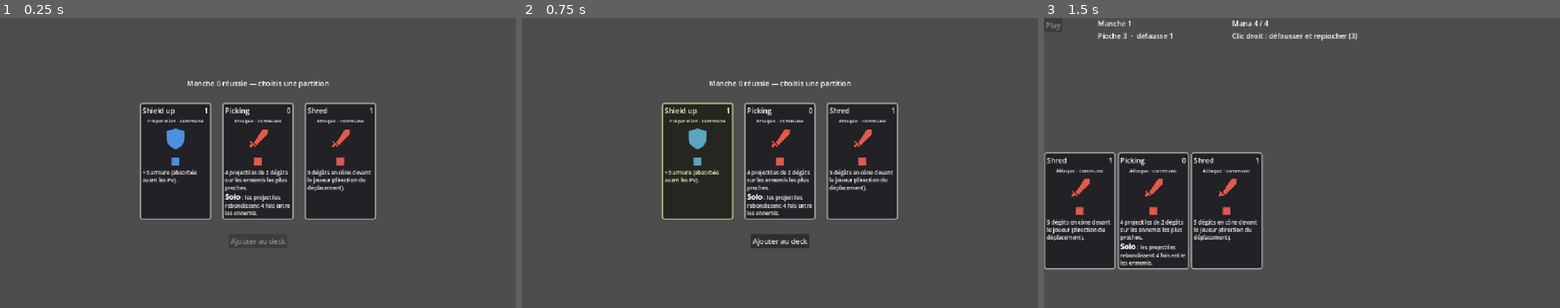
Above: before the commit, frames 1-3 (left to right).
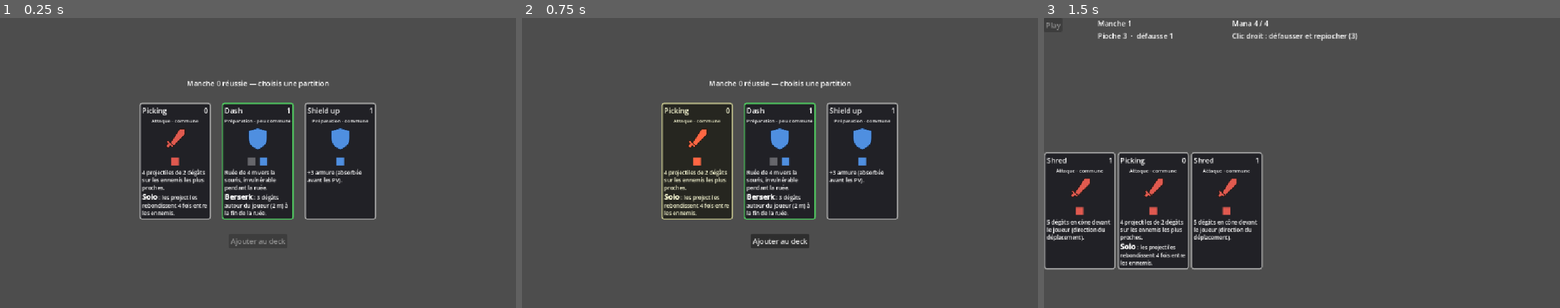
Above: after the commit, the same moments.

Repository: Vharaphis/AppassionatoProjectPrototype
Game: Godot game, scene res://scenes/rewardScene.tscn
Same seed, same stepped clock (60 frames per second), same inputs: the game is played once before the commit and once after it. This scene is started directly instead of the project's main scene.
Inputs (mouse positions are in pixels of both pictures, inside the frame that each line leads up to):
- Up to frame 1 (0.25 s): no input
- Up to frame 2 (0.75 s): tap Enter at 0.5 s; move the mouse to (697, 160) at 0.52 s; hold D (move_right) from 0.53 s (still down); click (697, 160) at 0.67 s
- Up to frame 3 (1.5 s): release D (move_right) at 1.25 s; click "Ajouter au deck" at 1.25 s

The runs differ from the first frame. In frame 1, 3.8% of the frame differs, in the area x 27-72%, y 29-70%; in frame 2, 3.8%; in frame 3, nothing differs.

Commit message:
feat(cards): Growl (slow) and Dash
- Enemy.apply_slow (refreshes, never stacks) and SlowEffect
- Player.dash: towards the mouse, invulnerable, stopped by walls
- DashEffect with on_end effects and a floor arrow preview on the cooldown slot
- CardEffect.preview hook, called by CombatRuntime on cooldown slots
- Growl and Dash partitions, added to the reward pool
- smoke_fight.gd accepts a card list

Closes #36

Co-Authored-By: Claude Opus 5.5 <noreply@anthropic.com>

Diff:
--- /dev/null
+++ b/scenes/cards/Dash.tres
@@ -0,0 +1,41 @@
+[gd_resource type="Resource" script_class="CardData" format=3]
+
+[ext_resource type="Script" uid="uid://v3hbk2005353" path="res://scripts/data/card_data.gd" id="1_card_data"]
+[ext_resource type="Script" uid="uid://drcxodvl17073" path="res://scripts/effects/card_effect.gd" id="2_card_effect"]
+[ext_resource type="Script" uid="uid://kcxgswjg7rem" path="res://scripts/effects/damage_effect.gd" id="3_damage"]
+[ext_resource type="Script" path="res://scripts/effects/circle_targets.gd" id="4_circle"]
+[ext_resource type="Script" path="res://scripts/effects/keywords/keyword_effect.gd" id="5_keyword"]
+[ext_resource type="Script" path="res://scripts/effects/keywords/berserk_condition.gd" id="6_berserk"]
+[ext_resource type="Script" path="res://scripts/effects/dash_effect.gd" id="7_dash"]
+
+[sub_resource type="Resource" id="Resource_dash_circle"]
+script = ExtResource("4_circle")
+radius = 2.0
+
+[sub_resource type="Resource" id="Resource_dash_shockwave"]
+script = ExtResource("3_damage")
+amount = 3
+targets = SubResource("Resource_dash_circle")
+
+[sub_resource type="Resource" id="Resource_dash_berserk"]
+script = ExtResource("6_berserk")
+
+[sub_resource type="Resource" id="Resource_dash_keyword"]
+script = ExtResource("5_keyword")
+condition = SubResource("Resource_dash_berserk")
+text = "3 dégâts autour du joueur (2 m) à la fin de la ruée."
+effects = Array[ExtResource("2_card_effect")]([SubResource("Resource_dash_shockwave")])
+
+[sub_resource type="Resource" id="Resource_dash_effect"]
+script = ExtResource("7_dash")
+on_end = Array[ExtResource("2_card_effect")]([SubResource("Resource_dash_keyword")])
+
+[resource]
+script = ExtResource("1_card_data")
+card_name = "Dash"
+type = 1
+rarity = 1
+cost = 1
+temporality = "xo"
+description = "Ruée de 4 m vers la souris, invulnérable pendant la ruée."
+effects = Array[ExtResource("2_card_effect")]([SubResource("Resource_dash_effect")])
--- /dev/null
+++ b/scenes/cards/Growl.tres
@@ -0,0 +1,39 @@
+[gd_resource type="Resource" script_class="CardData" format=3]
+
+[ext_resource type="Script" uid="uid://v3hbk2005353" path="res://scripts/data/card_data.gd" id="1_card_data"]
+[ext_resource type="Script" uid="uid://drcxodvl17073" path="res://scripts/effects/card_effect.gd" id="2_card_effect"]
+[ext_resource type="Script" uid="uid://kcxgswjg7rem" path="res://scripts/effects/damage_effect.gd" id="3_damage"]
+[ext_resource type="Script" path="res://scripts/effects/circle_targets.gd" id="4_circle"]
+[ext_resource type="Script" path="res://scripts/effects/keywords/keyword_effect.gd" id="5_keyword"]
+[ext_resource type="Script" path="res://scripts/effects/keywords/berserk_condition.gd" id="6_berserk"]
+[ext_resource type="Script" path="res://scripts/effects/slow_effect.gd" id="7_slow"]
+
+[sub_resource type="Resource" id="Resource_growl_circle"]
+script = ExtResource("4_circle")
+radius = 3.0
+
+[sub_resource type="Resource" id="Resource_growl_damage"]
+script = ExtResource("3_damage")
+amount = 5
+targets = SubResource("Resource_growl_circle")
+
+[sub_resource type="Resource" id="Resource_growl_berserk"]
+script = ExtResource("6_berserk")
+
+[sub_resource type="Resource" id="Resource_growl_slow"]
+script = ExtResource("7_slow")
+targets = SubResource("Resource_growl_circle")
+
+[sub_resource type="Resource" id="Resource_growl_keyword"]
+script = ExtResource("5_keyword")
+condition = SubResource("Resource_growl_berserk")
+text = "ralentit les cibles touchées pendant 2 s."
+effects = Array[ExtResource("2_card_effect")]([SubResource("Resource_growl_slow")])
+
+[resource]
+script = ExtResource("1_card_data")
+card_name = "Growl"
+rarity = 1
+cost = 2
+description = "5 dégâts autour du joueur."
+effects = Array[ExtResource("2_card_effect")]([SubResource("Resource_growl_damage"), SubResource("Resource_growl_keyword")])
--- a/scenes/run/runState.tscn
+++ b/scenes/run/runState.tscn
@@ -6,10 +6,12 @@
 [ext_resource type="Resource" path="res://scenes/cards/Shred.tres" id="4_shred"]
 [ext_resource type="Resource" path="res://scenes/cards/ShieldUp.tres" id="5_shield_up"]
 [ext_resource type="Resource" path="res://scenes/cards/Picking.tres" id="6_picking"]
+[ext_resource type="Resource" path="res://scenes/cards/Growl.tres" id="7_growl"]
+[ext_resource type="Resource" path="res://scenes/cards/Dash.tres" id="8_dash"]
 
 [node name="RunState" type="Node"]
 script = ExtResource("1_run_state")
-reward_pool = Array[ExtResource("3_card_data")]([ExtResource("4_shred"), ExtResource("5_shield_up"), ExtResource("6_picking")])
+reward_pool = Array[ExtResource("3_card_data")]([ExtResource("4_shred"), ExtResource("5_shield_up"), ExtResource("6_picking"), ExtResource("7_growl"), ExtResource("8_dash")])
 
 [node name="Deck" type="Node" parent="."]
 script = ExtResource("2_deck")
--- a/scripts/cards/card.gd
+++ b/scripts/cards/card.gd
@@ -93,9 +93,7 @@
 	cost_badge.text = str(data.cost)
 	type_label.text = "%s · %s" % [TYPE_NAMES[data.type], RARITY_NAMES[data.rarity]]
 	var lines := PackedStringArray([data.description])
-	for effect in data.effects:
-		if effect is KeywordEffect:
-			lines.append((effect as KeywordEffect).get_label())
+	_append_keyword_labels(data.effects, lines)
 	description_label.text = "\n".join(lines)
 	icon_rect.texture = data.icon if data.icon else TYPE_ICONS[data.type]
 	_style.border_color = RARITY_COLORS[data.rarity]
@@ -118,3 +116,12 @@
 func _data_temporality() -> String:
 	var data := get_data()
 	return data.temporality if data else ""
+
+## Keyword lines of the card, including keywords nested in another effect
+## (e.g. the Berserk played at the end of a dash).
+func _append_keyword_labels(effects: Array[CardEffect], lines: PackedStringArray) -> void:
+	for effect in effects:
+		if effect is KeywordEffect:
+			lines.append((effect as KeywordEffect).get_label())
+		elif effect is DashEffect:
+			_append_keyword_labels((effect as DashEffect).on_end, lines)
--- a/scripts/combat/combat_runtime.gd
+++ b/scripts/combat/combat_runtime.gd
@@ -19,6 +19,7 @@
 	context.reader = reader
 	if reader:
 		reader.card_played.connect(_on_card_played)
+		reader.slot_entered.connect(_on_slot_entered)
 
 func play_card(instance: CardInstance, card_index: int = -1) -> void:
 	if instance == null:
@@ -32,3 +33,12 @@
 
 func _on_card_played(instance: CardInstance, card_index: int) -> void:
 	play_card(instance, card_index)
+
+## Cooldown slot: the card telegraphs its next play (e.g. the dash arrow).
+func _on_slot_entered(card_index: int, _slot_index: int, plays: bool) -> void:
+	if plays or card_index < 0 or card_index >= reader.sequence.size():
+		return
+	var instance := reader.sequence[card_index]
+	for effect in instance.get_effects():
+		if effect:
+			effect.preview(context, reader.get_slot_duration())
--- a/scripts/components/health_component.gd
+++ b/scripts/components/health_component.gd
@@ -23,6 +23,10 @@
 func _physics_process(delta: float) -> void:
 	if _invulnerability_left > 0.0:
 		_invulnerability_left = maxf(_invulnerability_left - delta, 0.0)
+
+## Ignores damage for `seconds` (keeps the longest of the current and new ones).
+func grant_invulnerability(seconds: float) -> void:
+	_invulnerability_left = maxf(_invulnerability_left, seconds)
 
 func is_invulnerable() -> bool:
 	return _invulnerability_left > 0.0
--- a/scripts/effects/card_effect.gd
+++ b/scripts/effects/card_effect.gd
@@ -6,3 +6,8 @@
 ## in the inspector instead of being coded by hand.
 
 @abstract func execute(ctx: EffectContext) -> void
+
+## Called on the cooldown slots before the card plays, to telegraph the action
+## for `duration` seconds. Nothing by default.
+func preview(_ctx: EffectContext, _duration: float) -> void:
+	pass
--- /dev/null
+++ b/scripts/effects/dash_effect.gd
@@ -0,0 +1,50 @@
+class_name DashEffect
+extends CardEffect
+
+## Dashes the player towards the mouse, then plays `on_end` where it stopped.
+## The distance is scaled by Ampli.
+
+const PREVIEW_COLOR := Color(0.3, 0.8, 1.0, 0.4)
+
+@export var distance: float = 4.0
+@export var duration: float = 0.15
+## Played when the dash ends (e.g. a Berserk shockwave).
+@export var on_end: Array[CardEffect] = []
+
+func execute(ctx: EffectContext) -> void:
+	if ctx.player == null:
+		return
+	var player := ctx.player
+	player.dash(player.get_mouse_direction(), distance * ctx.effect_multiplier, duration)
+	if on_end.is_empty():
+		return
+	await player.dash_finished
+	# shortcut: ctx is shared, reused if another card plays during the dash (0.15 s); fine while slots last > 1 s.
+	for effect in on_end:
+		if effect:
+			effect.execute(ctx)
+
+## Arrow on the floor from the player to where the dash will land, following the
+## mouse until the card plays.
+func preview(ctx: EffectContext, preview_duration: float) -> void:
+	if ctx.player == null:
+		return
+	var player := ctx.player
+	var arrow := MeshInstance3D.new()
+	var box := BoxMesh.new()
+	box.size = Vector3(0.4, 0.05, distance)
+	var material := StandardMaterial3D.new()
+	material.shading_mode = BaseMaterial3D.SHADING_MODE_UNSHADED
+	material.transparency = BaseMaterial3D.TRANSPARENCY_ALPHA
+	material.albedo_color = PREVIEW_COLOR
+	box.material = material
+	arrow.mesh = box
+	player.get_parent().add_child(arrow)
+	var follow := func(_t: float) -> void:
+		if not is_instance_valid(player):
+			return
+		var direction := player.get_mouse_direction()
+		arrow.global_position = player.global_position + direction * distance / 2.0 + Vector3.UP * 0.05
+		arrow.rotation.y = atan2(direction.x, direction.z)
+	follow.call(0.0)
+	arrow.create_tween().tween_method(follow, 0.0, 1.0, preview_duration).finished.connect(arrow.queue_free)
--- /dev/null
+++ b/scripts/effects/slow_effect.gd
@@ -0,0 +1,16 @@
+class_name SlowEffect
+extends CardEffect
+
+## Slows the enemies returned by `targets`. The duration is scaled by Ampli.
+
+@export var targets: TargetSelector
+## Speed multiplier while slowed (0.5 = half speed).
+@export var factor: float = 0.5
+@export var duration: float = 2.0
+
+func execute(ctx: EffectContext) -> void:
+	if targets == null:
+		push_warning("SlowEffect without a TargetSelector, nothing to slow.")
+		return
+	for enemy in targets.select(ctx):
+		enemy.apply_slow(factor, duration * ctx.effect_multiplier)
--- a/scripts/enemies/enemy.gd
+++ b/scripts/enemies/enemy.gd
@@ -23,6 +23,8 @@
 @onready var behavior: EnemyBehavior = _find_behavior()
 
 var _tint_material: StandardMaterial3D
+var _slow_factor: float = 1.0
+var _slow_left: float = 0.0
 
 func _ready() -> void:
 	add_to_group("enemies")
@@ -40,6 +42,9 @@
 	if data and behavior:
 		velocity = behavior.physics_step(self, delta)
 		facing = behavior.get_facing(self)
+	if _slow_left > 0.0:
+		_slow_left -= delta
+		velocity *= _slow_factor
 	if facing == Vector3.ZERO:
 		facing = velocity
 	facing.y = 0.0
@@ -99,3 +104,12 @@
 func _on_health_died() -> void:
 	died.emit(self)
 	queue_free()
+
+## Multiplies the movement speed by `factor` for `duration` seconds. A new slow
+## refreshes the current one (strongest factor, longest duration), never stacks.
+func apply_slow(factor: float, duration: float) -> void:
+	_slow_factor = factor if _slow_left <= 0.0 else minf(_slow_factor, factor)
+	_slow_left = maxf(_slow_left, duration)
+
+func is_slowed() -> bool:
+	return _slow_left > 0.0
--- a/scripts/player/player.gd
+++ b/scripts/player/player.gd
@@ -2,6 +2,7 @@
 class_name Player
 
 signal died
+signal dash_finished
 
 @export var move_speed: float = 6.0
 @export var acceleration: float = 60.0
@@ -10,6 +11,9 @@
 var is_alive: bool = true
 ## Last movement direction on the ground plane, aims the cone attacks.
 var facing: Vector3 = Vector3.FORWARD
+
+var _dash_velocity: Vector3
+var _dash_left: float = 0.0
 
 @onready var health: HealthComponent = %HealthComponent
 @onready var hurtbox: Area3D = %Hurtbox
@@ -22,8 +26,51 @@
 func _physics_process(delta: float) -> void:
 	if not is_alive:
 		return
+	if _dash_left > 0.0:
+		_dash_step(delta)
+		return
 	_move(delta)
 	_check_enemy_contacts()
+
+## Rushes `distance` metres along `direction` in `duration` seconds, invulnerable,
+## stopped by the walls. Emits `dash_finished` at the end.
+func dash(direction: Vector3, distance: float, duration: float) -> void:
+	direction.y = 0.0
+	if not is_alive or direction.length_squared() < 0.0001 or duration <= 0.0:
+		dash_finished.emit()
+		return
+	_dash_velocity = direction.normalized() * distance / duration
+	_dash_left = duration
+	health.grant_invulnerability(duration)
+
+func is_dashing() -> bool:
+	return _dash_left > 0.0
+
+func _dash_step(delta: float) -> void:
+	velocity = _dash_velocity
+	move_and_slide()
+	_dash_left -= delta
+	if _dash_left <= 0.0:
+		velocity = Vector3.ZERO
+		dash_finished.emit()
+
+## Point under the mouse on the player's ground plane, null without a camera
+## (headless tests) or when the ray never meets the ground.
+func get_mouse_ground_point() -> Variant:
+	var camera := get_viewport().get_camera_3d()
+	if camera == null:
+		return null
+	var mouse := get_viewport().get_mouse_position()
+	return Plane(Vector3.UP, global_position.y).intersects_ray(camera.project_ray_origin(mouse), camera.project_ray_normal(mouse))
+
+## Flat direction from the player to the mouse, `facing` when unknown.
+func get_mouse_direction() -> Vector3:
+	var point = get_mouse_ground_point()
+	if point == null:
+		return facing
+	var to_mouse: Vector3 = point - global_position
+	to_mouse.y = 0.0
+	return to_mouse.normalized() if to_mouse.length_squared() > 0.01 else facing
 
 func _process(_delta: float) -> void:
 	# Blink while invulnerable so the player notices the hit.
--- a/tests/smoke_fight.gd
+++ b/tests/smoke_fight.gd
@@ -1,7 +1,9 @@
 extends SceneTree
 
 ## Runs the fight scene headless at a given round and reports what spawned.
-##   godot --headless --script res://tests/smoke_fight.gd -- <round> <game seconds>
+##   godot --headless --script res://tests/smoke_fight.gd -- <round> <game seconds> [Card,Card...]
+## The optional third argument sets the track from scenes/cards/<Card>.tres files,
+## otherwise 3 cards are drawn from the starting deck.
 ## Script errors show up in the output; the player is made unkillable.
 ## For behaviours with a `state` variable, also reports the states reached.
 
@@ -11,6 +13,7 @@
 
 var _round := 8
 var _duration := 30.0
+var _cards := PackedStringArray()
 var _elapsed := 0.0
 var _seen := {}
 var _states := {}
@@ -24,6 +27,8 @@
 		_round = int(args[0])
 	if args.size() > 1:
 		_duration = float(args[1])
+	if args.size() > 2:
+		_cards = args[2].split(",")
 	Engine.time_scale = 4.0
 
 func _process(delta: float) -> bool:
@@ -35,7 +40,9 @@
 		_started = true
 		var run_state := root.get_node("RunState")
 		run_state.round_index = _round
-		for i in 3:
+		for card_name in _cards:
+			run_state.card_sequence.append(load("res://scripts/data/card_instance.gd").new(load("res://scenes/cards/%s.tres" % card_name)))
+		for i in 3 if _cards.is_empty() else 0:
 			var instance = run_state.deck.draw_card()
 			if instance:
 				run_state.card_sequence.append(instance)
--- a/tests/test_effects.gd
+++ b/tests/test_effects.gd
@@ -74,6 +74,22 @@
 	assert(berserk.is_met(_ctx))
 	player.health.set_current_health(100)
 
+	# Slow: only the targets, duration scaled by the multiplier, refresh without stacking.
+	var slow = load("res://scripts/effects/slow_effect.gd").new()
+	slow.targets = circle
+	_ctx.effect_multiplier = 2.0
+	slow.execute(_ctx)
+	_ctx.effect_multiplier = 1.0
+	assert(front.is_slowed() and behind.is_slowed() and not far.is_slowed())
+	assert(is_equal_approx(front._slow_left, 4.0))
+	front.apply_slow(0.8, 1.0)
+	assert(is_equal_approx(front._slow_left, 4.0) and is_equal_approx(front._slow_factor, 0.5))
+
+	# Dash: invulnerable while dashing; no camera here, so it follows `facing`.
+	var dash = load("res://scripts/effects/dash_effect.gd").new()
+	dash.execute(_ctx)
+	assert(player.is_dashing() and player.health.is_invulnerable())
+
 	# Solo: only partition of its type on the track.
 	var solo = load("res://scripts/effects/keywords/solo_condition.gd").new()
 	var picking = _instance("res://scenes/cards/Picking.tres")
Not shown, added: scripts/effects/dash_effect.gd.uid
Not shown, added: scripts/effects/slow_effect.gd.uid
Not shown, changed: CLAUDE.md
